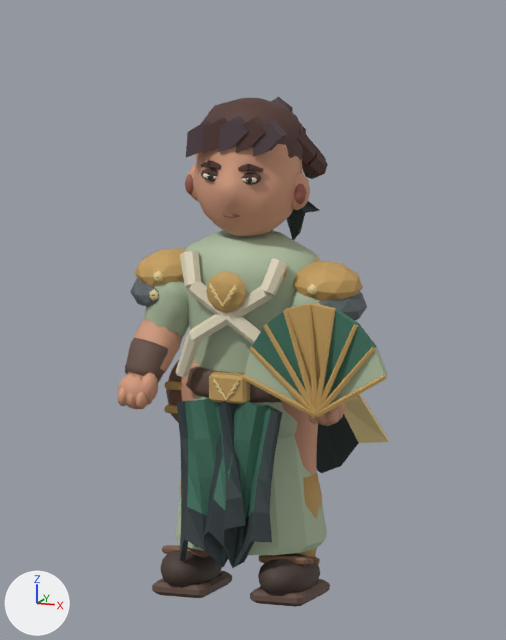
Two versions of the Blender file art/blend/melia.blend, one commit apart.
Camera for both pictures: the file's camera 'Art review camera'. Lighting does not change. The marker at lower left points along +X, +Y and +Z. The picture after the commit comes second.

The scene before the commit, as lines of its bpy script (objects in view):
```python
me_melia_color_and_skin = bpy.data.meshes.new('melia color and skin')
me_melia_color_and_skin.from_pydata(...)  # 4034 vertices, 4883 faces; spans x -0.44..0.63, y -0.28..0.47, z -0.01..1.76
me_melia_color_and_skin.materials.append(mat_painted_metal_edges__textile_and_clay)
ob_melia = bpy.data.objects.new('melia', me_melia_color_and_skin)
ob_melia.location = (0.0, 0.0, 0.0)
```
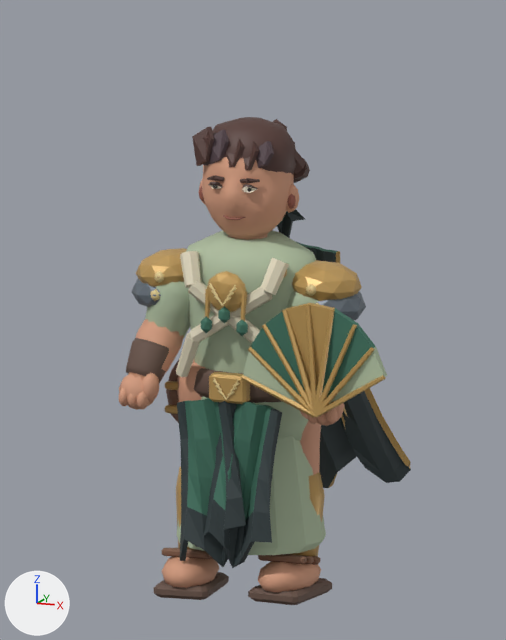
Location of each change, [x1, y1, x2, y2] in pixels of the pictures (506 x 640 px; the box of a moved part takes in the faces that stretch with it):
'melia', reshaped (8% wider)
    before: [118, 97, 389, 607]
    after: [119, 117, 411, 605]
part 1 of me_melia_color_and_skin, added (mostly hidden)
    after: [273, 119, 287, 130]
part 2 of me_melia_color_and_skin, added
    after: [287, 194, 296, 209]
part 3 of me_melia_color_and_skin, added
    after: [277, 209, 305, 238]
part 4 of me_melia_color_and_skin, added
    after: [286, 184, 299, 213]
part 5 of me_melia_color_and_skin, moved or reshaped (not visible before)
    after: [201, 316, 212, 333]
part 6 of me_melia_color_and_skin, moved or reshaped (not visible before)
    after: [218, 306, 230, 323]
part 7 of me_melia_color_and_skin, added
    after: [236, 320, 248, 336]
part 8 of me_melia_color_and_skin, rebuilt
    before: [315, 254, 389, 473]
    after: [297, 242, 411, 488]
part 9 of me_melia_color_and_skin, rebuilt
    before: [181, 362, 199, 402]
    after: [177, 357, 205, 402]
part 10 of me_melia_color_and_skin, rebuilt
    before: [281, 401, 318, 476]
    after: [300, 411, 321, 475]
part 11 of me_melia_color_and_skin, rebuilt
    before: [258, 553, 320, 595]
    after: [258, 561, 321, 592]
part 12 of me_melia_color_and_skin, rebuilt (mostly hidden before)
    before: [180, 481, 181, 494]
    after: [176, 466, 197, 550]
part 13 of me_melia_color_and_skin, rebuilt
    before: [297, 473, 322, 557]
    after: [292, 473, 325, 557]
part 14 of me_melia_color_and_skin, rebuilt
    before: [250, 579, 330, 607]
    after: [248, 578, 332, 605]
part 15 of me_melia_color_and_skin, rebuilt
    before: [298, 128, 318, 165]
    after: [293, 148, 306, 175]
part 16 of me_melia_color_and_skin, deleted
    before: [185, 116, 307, 218]
part 17 of me_melia_color_and_skin, moved or reshaped
    before: [118, 97, 387, 426]
    after: [119, 117, 387, 427]
part 18 of me_melia_color_and_skin, moved or reshaped
    before: [152, 545, 320, 598]
    after: [154, 548, 320, 600]
part 19 of me_melia_color_and_skin, edited (looks the same)
    both: [135, 230, 358, 413]

What changed in the scene script:
```text
Change me_melia_color_and_skin:
    remove me_melia_color_and_skin.from_pydata(...)  # 4034 vertices, 4883 faces; spans x -0.44..0.63, y -0.28..0.47, z -0.01..1.76
    add me_melia_color_and_skin.from_pydata(...)  # 4720 vertices, 5486 faces; spans x -0.43..0.62, y -0.28..0.65, z -0.01..1.69
    me_melia_color_and_skin part 1: a new loose piece, an icosphere of 20 faces spanning x -0.01..0.071, y 0.167..0.223, z 1.572..1.661, in mat_painted_metal_edges__textile_and_clay
    me_melia_color_and_skin part 2: a new loose piece, an icosphere of 80 faces spanning x 0.151..0.184, y -0.02..0.013, z 1.385..1.447, in mat_painted_metal_edges__textile_and_clay
    me_melia_color_and_skin part 3: the loose piece of 70 vertices spanning x -0.03..0.16, y 0.15..0.34, z 1.19..1.57 is copied, and the copy is scaled about its middle by (0.814, 0.718, 0.929), then moved by (-0.01, -0.05, -0.03); it spans x -0.03..0.13, y 0.13..0.27, z 1.18..1.53
    me_melia_color_and_skin part 4: a new loose piece, an icosphere of 80 faces spanning x 0.123..0.189, y -0.018..0.042, z 1.368..1.477, in mat_painted_metal_edges__textile_and_clay
    me_melia_color_and_skin part 5: the loose piece of 12 vertices spanning x -0.21..-0.16, y -0.08..-0.06, z 0.16..0.21 is moved by (0.12, -0.16, 0.81)
    me_melia_color_and_skin part 6: the loose piece of 12 vertices spanning x 0.16..0.21, y -0.08..-0.06, z 0.16..0.21 is moved by (-0.19, -0.16, 0.85)
    me_melia_color_and_skin part 7: a new loose piece, an icosphere of 20 faces spanning x 0.046..0.09, y -0.239..-0.207, z 0.958..1.022, in mat_painted_metal_edges__textile_and_clay
    me_melia_color_and_skin part 8: the loose piece of 70 vertices spanning x -0.23..0.37, y 0.1..0.47, z 0.33..1.2 is rebuilt with 198 vertices and now spans x -0.01..0.37, y 0.19..0.65, z 0.24..1.22
    me_melia_color_and_skin part 9: the loose piece of 50 vertices spanning x -0.26..-0.04, y -0.09..0.14, z 0.32..0.82 is rebuilt with 50 vertices and now spans x -0.26..-0.04, y -0.12..0.11, z 0.32..0.82
    me_melia_color_and_skin part 10: the loose piece of 50 vertices spanning x 0.04..0.26, y -0.09..0.14, z 0.32..0.82 is rebuilt with 50 vertices and now spans x 0.04..0.26, y -0.07..0.16, z 0.32..0.82
    me_melia_color_and_skin part 11: the loose piece of 42 vertices spanning x 0.09..0.28, y -0.24..0.1, z -0.01..0.16 is rebuilt with 42 vertices and now spans x 0.08..0.28, y -0.21..0.12, z 0.0..0.14
    me_melia_color_and_skin part 12: the loose piece of 40 vertices spanning x -0.27..-0.09, y -0.07..0.1, z 0.1..0.42 is rebuilt with 40 vertices and now spans x -0.26..-0.09, y -0.11..0.07, z 0.1..0.42
    me_melia_color_and_skin part 13: the loose piece of 40 vertices spanning x 0.09..0.27, y -0.07..0.1, z 0.1..0.42 is rebuilt with 40 vertices and now spans x 0.09..0.26, y -0.05..0.12, z 0.1..0.42
    me_melia_color_and_skin part 14: the loose piece of 32 vertices spanning x 0.09..0.29, y -0.21..0.08, z -0.01..0.04 is rebuilt with 32 vertices and now spans x 0.07..0.29, y -0.19..0.11, z -0.01..0.04
    me_melia_color_and_skin part 15: the loose piece of 16 vertices spanning x 0.09..0.22, y 0.0..0.15, z 1.52..1.68 is rebuilt with 16 vertices and now spans x 0.09..0.19, y -0.01..0.11, z 1.49..1.62
    me_melia_color_and_skin part 16: 17 loose pieces with 328 vertices, spanning x -0.23..0.23, y -0.19..0.27, z 1.37..1.74, are deleted
    me_melia_color_and_skin part 17: 73 vertices moved within x -0.4..0.43, y -0.26..0.18, z 0.66..1.66; 1104 vertices removed from x -0.42..0.63, y -0.26..0.34, z 0.65..1.76; 1668 vertices added at x -0.41..0.62, y -0.26..0.65, z 0.31..1.69
    me_melia_color_and_skin part 18: 34 vertices moved from x -0.28..0.26, y -0.14..-0.01, z 0.1..0.15 to x -0.27..0.26, y -0.14..-0.01, z 0.1..0.15; 218 vertices removed from x -0.29..0.28, y -0.24..0.1, z -0.01..0.16; 242 vertices added at x -0.29..0.27, y -0.27..0.06, z -0.01..0.21
    me_melia_color_and_skin part 19: 268 kept faces spanning x -0.43..0.43, y -0.24..0.21, z 0.18..1.27 get new vertex colours; the middle colour goes from dark grey #626b6d to grey #6e7881
    other edits to the shape of me_melia_color_and_skin do not show in these pictures
```
